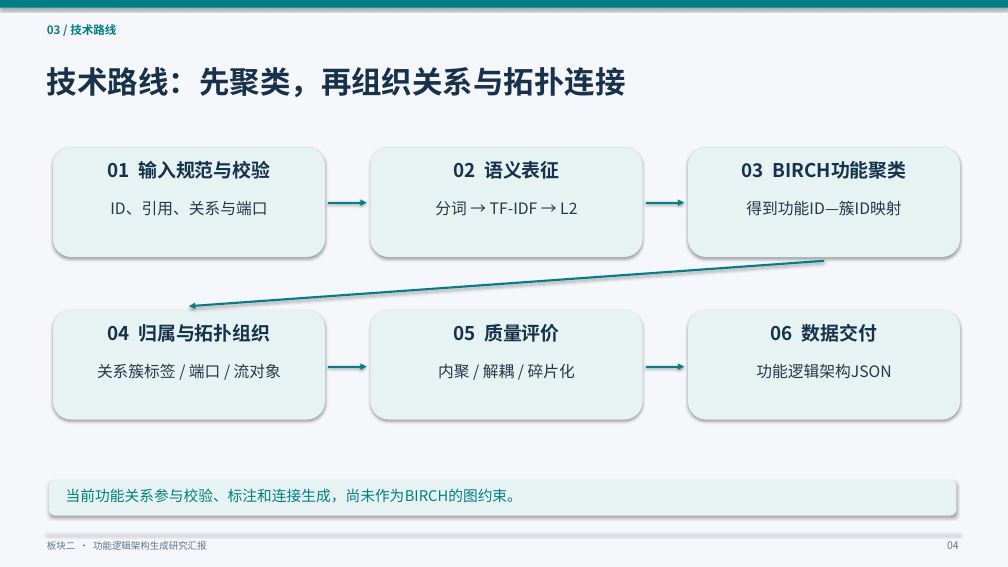
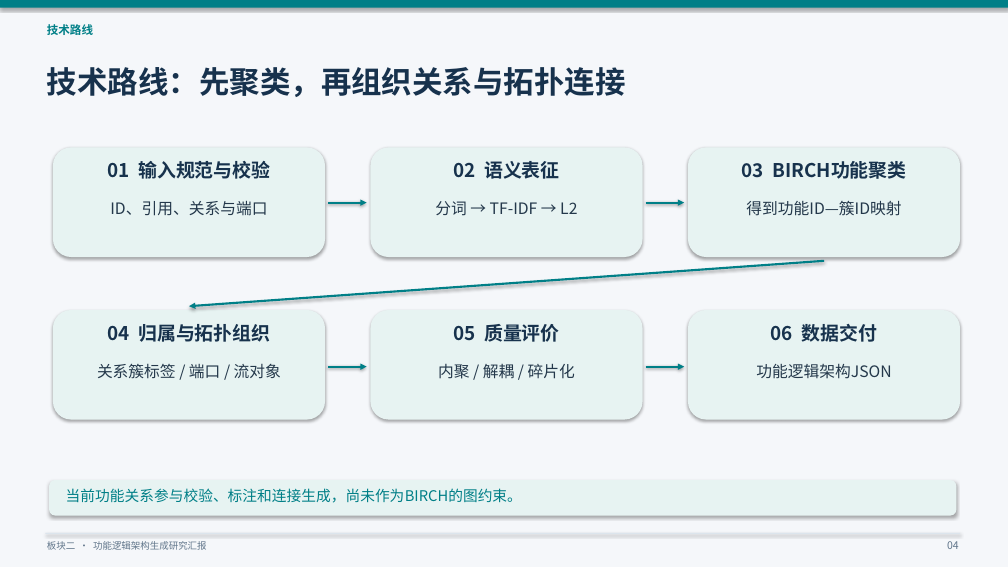
Before and after one commit to yueyunsun77-debug/yueyunsun77-debug, a slide deck: slide 4 of 板块二进度说明/板块二_研究进展与接口设计汇报_统一口径版.pptx. Drawn at 1008x567 pixels with LibreOffice and Linux fonts; fonts in the diff are those of the drawing. Boxes give left, top, right and bottom in pixels: in the first picture for what was removed or moved away, otherwise in the second. Text is boxed around its words. In the diff, an @@ line names an element or a change of style, - is before the commit and + after.

```diff
--- a/板块二进度说明/板块二_研究进展与接口设计汇报_统一口径版.pptx
+++ b/板块二进度说明/板块二_研究进展与接口设计汇报_统一口径版.pptx
@@ text at <box>47,24,93,35</box>: text changed @@
-03 / 技术路线
+技术路线
```
Also in this commit, not shown: 10 other slides changed, 7 slides added, 1 other file.
